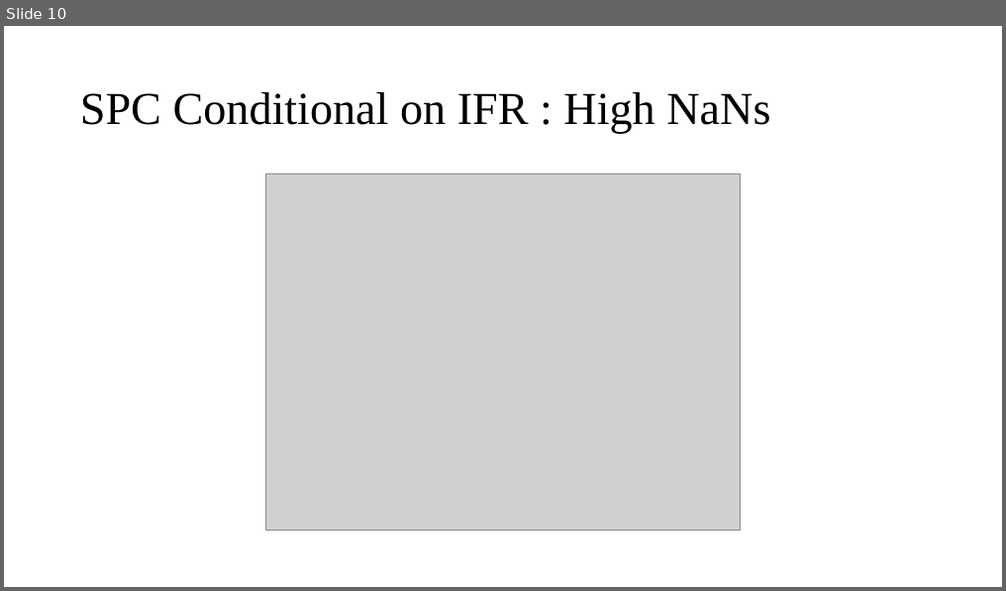
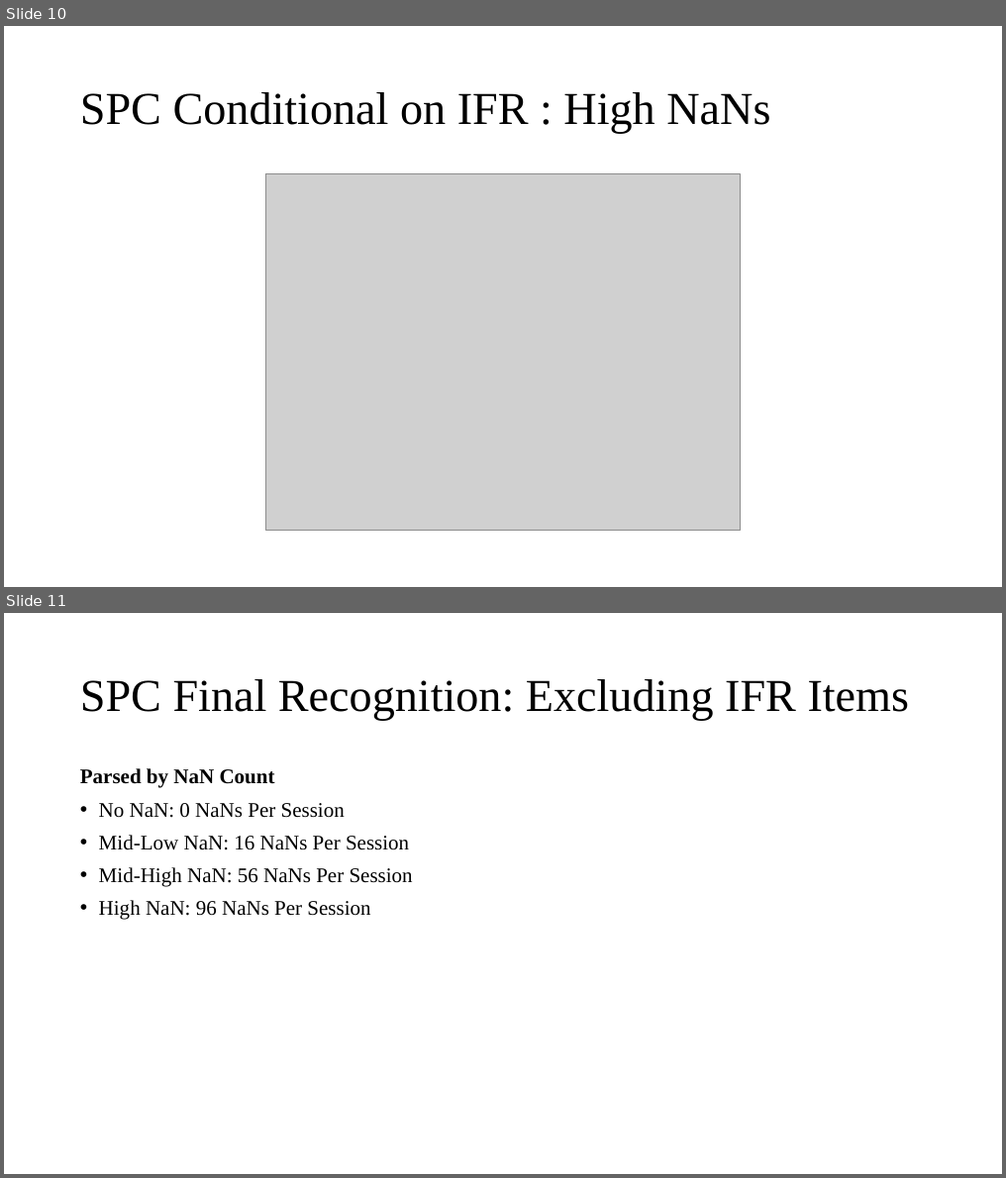
Before and after one commit to rawilder95/FYP-new, a slide deck: SPC by NaNs 08112021.pptx. Shown one above the other, each under a label of ours: slide 10 before the commit, slides 10 and 11 after it. The pictures are 1006x591 and 1006x1178 pixels, drawn with LibreOffice and Linux fonts; fonts in the diff are those of the drawing; grey boxes stand for pictures. Boxes give left, top, right and bottom in pixels: in the first picture for what was removed or moved away, otherwise in the second. Text is boxed around its words. In the diff, an @@ line names an element or a change of style, - is before the commit and + after.

```diff
--- a/SPC by NaNs 08112021.pptx
+++ b/SPC by NaNs 08112021.pptx
@@ slide 11 added at [4, 613, 1002, 1174], background #FFFFFF @@
@@ title added at [80, 679, 910, 721], 44 pt, text #000000 @@
+SPC Final Recognition: Excluding IFR Items
@@ text added at [80, 768, 413, 920], 20 pt, text #000000 @@
+Parsed by NaN Count
+• No NaN: 0 NaNs Per Session
+• Mid-Low NaN: 16 NaNs Per Session
+• Mid-High NaN: 56 NaNs Per Session
+• High NaN: 96 NaNs Per Session
```
Also in this commit, not shown: 3 slides changed, 2 other slides added, 1 slide removed, 12 other files.
